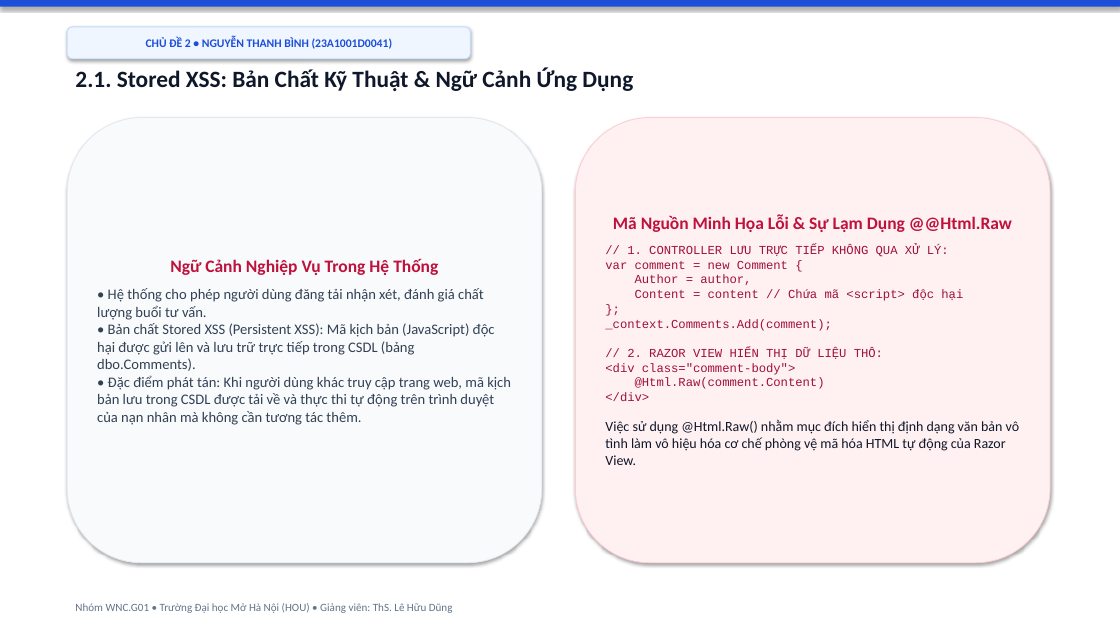
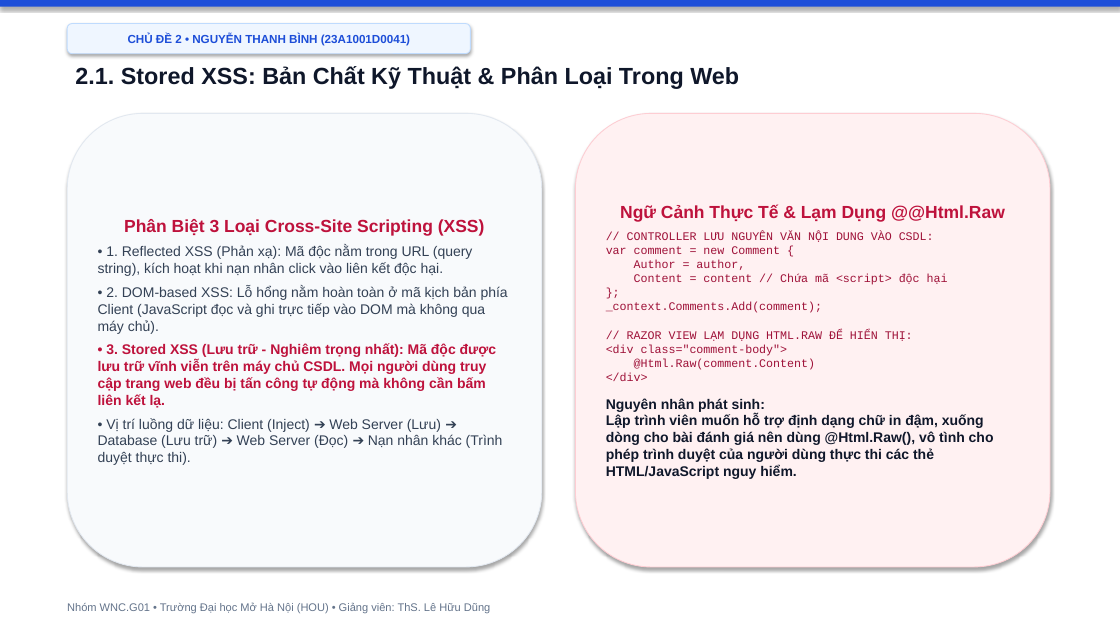
Before and after one commit to hocjsoo/OWASP_Demo, a slide deck: slide 8 of Slide_OWASP_Top3_Nhom_WNC_G01.pptx (slide 9 before the commit). Drawn at 1120x630 pixels with LibreOffice and Linux fonts; fonts in the diff are those of the drawing. Boxes give left, top, right and bottom in pixels: in the first picture for what was removed or moved away, otherwise in the second. Text is boxed around its words. In the diff, an @@ line names an element or a change of style, - is before the commit and + after.

```diff
--- a/Slide_OWASP_Top3_Nhom_WNC_G01.pptx
+++ b/Slide_OWASP_Top3_Nhom_WNC_G01.pptx
@@ rounded rectangle "CHỦ ĐỀ 2 • NGUYỄN ..." at (x1=67, y1=24, x2=471, y2=54): font Calibri to Arial @@
@@ rounded rectangle "CHỦ ĐỀ 2 • NGUYỄN ..." moved from (x1=67, y1=27, x2=471, y2=59) to (x1=67, y1=24, x2=471, y2=54) @@
@@ text at (x1=75, y1=66, x2=739, y2=89): text changed; font Calibri to Arial @@
-2.1. Stored XSS: Bản Chất Kỹ Thuật & Ngữ Cảnh Ứng Dụng
+2.1. Stored XSS: Bản Chất Kỹ Thuật & Phân Loại Trong Web
@@ rounded rectangle "Phân Biệt 3 Loại Cross-Site ..." resized from (x1=67, y1=118, x2=542, y2=563) to (x1=67, y1=113, x2=542, y2=567) @@
@@ rounded rectangle "Ngữ Cảnh Thực Tế & ..." resized from (x1=576, y1=118, x2=1050, y2=563) to (x1=576, y1=113, x2=1050, y2=567) @@
@@ text in rounded rectangle at (x1=606, y1=205, x2=1005, y2=479): text changed; size 10.5 to 10 pt @@
-Mã Nguồn Minh Họa Lỗi & Sự Lạm Dụng @@Html.Raw
-// 1. CONTROLLER LƯU TRỰC TIẾP KHÔNG QUA XỬ LÝ:
-var comment = new Comment {
-Author = author,
-Content = content // Chứa mã <script> độc hại
-};
-_context.Comments.Add(comment);
-// 2. RAZOR VIEW HIỂN THỊ DỮ LIỆU THÔ:
-<div class="comment-body">
-@Html.Raw(comment.Content)
-</div>
-Việc sử dụng @Html.Raw() nhằm mục đích hiển thị định dạng văn bản vô tình làm vô hiệu hóa cơ chế phòng vệ mã hóa HTML tự động của Razor View.
+Ngữ Cảnh Thực Tế & Lạm Dụng @@Html.Raw
+// CONTROLLER LƯU NGUYÊN VĂN NỘI DUNG VÀO CSDL:
+var comment = new Comment {
+Author = author,
+Content = content // Chứa mã <script> độc hại
+};
+_context.Comments.Add(comment);
+// RAZOR VIEW LẠM DỤNG HTML.RAW ĐỂ HIỂN THỊ:
+<div class="comment-body">
+@Html.Raw(comment.Content)
+</div>
+Nguyên nhân phát sinh:
+Lập trình viên muốn hỗ trợ định dạng chữ in đậm, xuống dòng cho bài đánh giá nên dùng @Html.Raw(), vô tình cho phép trình duyệt của người dùng thực thi các thẻ HTML/JavaScript nguy hiểm.
@@ text in rounded rectangle at (x1=98, y1=219, x2=508, y2=465): text changed; size 12.5 to 12 pt; font Calibri to Arial @@
-Ngữ Cảnh Nghiệp Vụ Trong Hệ Thống
-• Hệ thống cho phép người dùng đăng tải nhận xét, đánh giá chất lượng buổi tư vấn.
-• Bản chất Stored XSS (Persistent XSS): Mã kịch bản (JavaScript) độc hại được gửi lên và lưu trữ trực tiếp trong CSDL (bảng dbo.Comments).
-• Đặc điểm phát tán: Khi người dùng khác truy cập trang web, mã kịch bản lưu trong CSDL được tải về và thực thi tự động trên trình duyệt của nạn nhân mà không cần tương tác thêm.
+Phân Biệt 3 Loại Cross-Site Scripting (XSS)
+• 1. Reflected XSS (Phản xạ): Mã độc nằm trong URL (query string), kích hoạt khi nạn nhân click vào liên kết độc hại.
+• 2. DOM-based XSS: Lỗ hổng nằm hoàn toàn ở mã kịch bản phía Client (JavaScript đọc và ghi trực tiếp vào DOM mà không qua máy chủ).
+• 3. Stored XSS (Lưu trữ - Nghiêm trọng nhất): Mã độc được lưu trữ vĩnh viễn trên máy chủ CSDL. Mọi người dùng truy cập trang web đều bị tấn công tự động mà không cần bấm liên kết lạ.
+• Vị trí luồng dữ liệu: Client (Inject) ➔ Web Server (Lưu) ➔ Database (Lưu trữ) ➔ Web Server (Đọc) ➔ Nạn nhân khác (Trình duyệt thực thi).
@@ text "Nhóm WNC.G01 • Trường Đại ..." at (x1=67, y1=603, x2=490, y2=614): font Calibri to Arial @@
```
Also in this commit, not shown: 17 other slides changed, 1 slide added, 4 slides removed, 34 other files.
